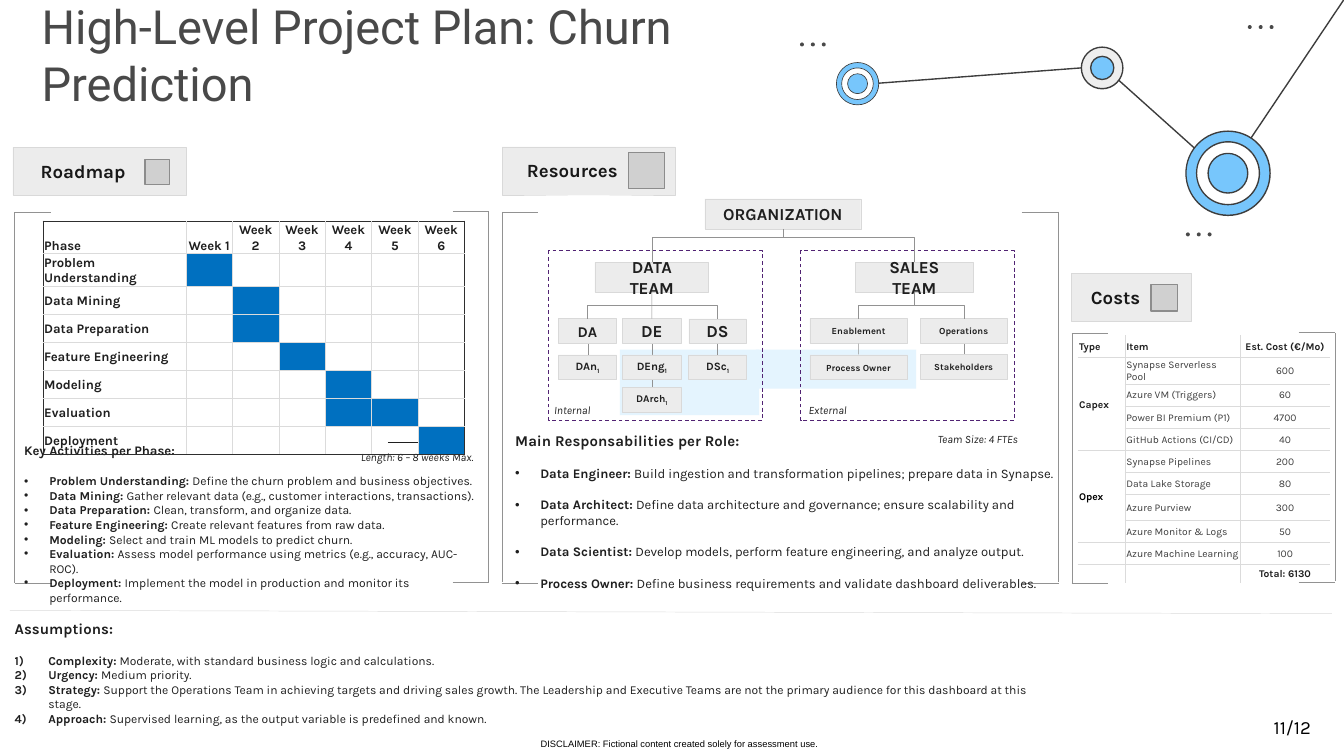
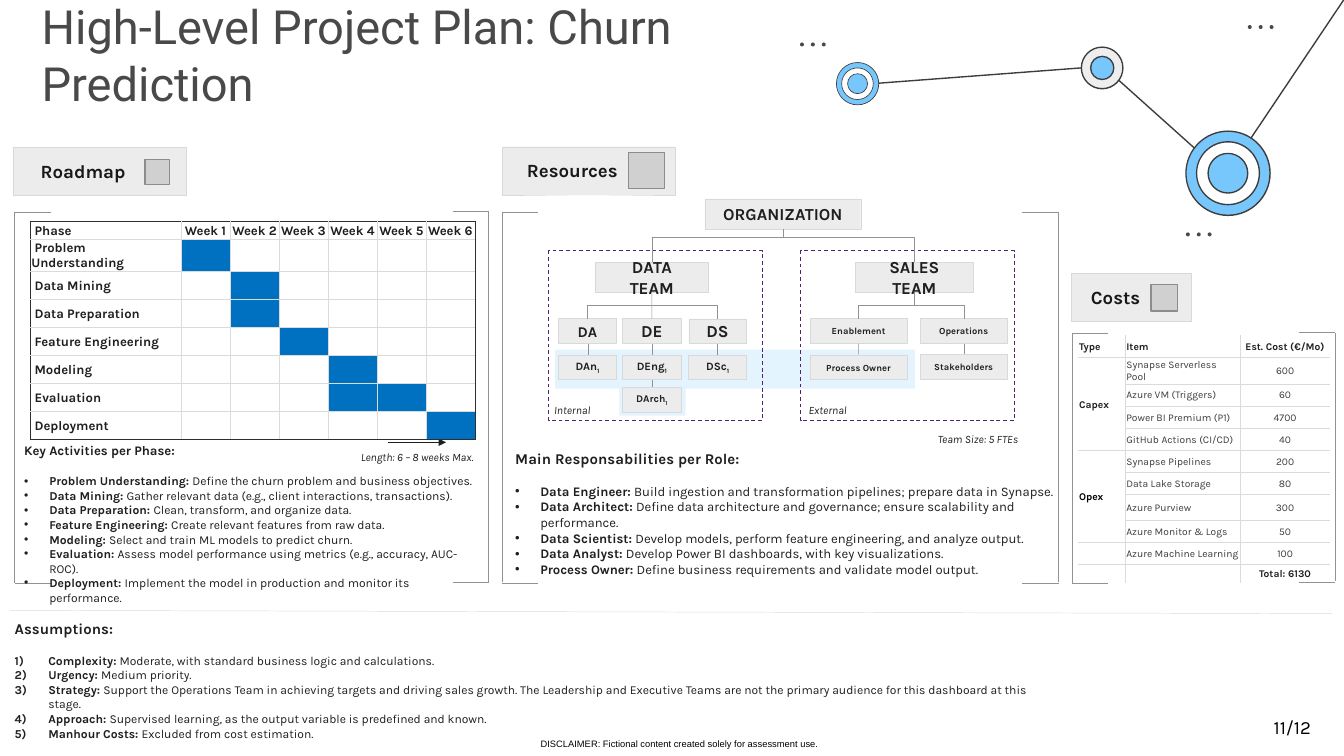
Before and after one commit to Nesk95/Allianz_BusinessCase, a slide deck: slide 11 of Allianz Business Case - Presentation.pptx. Drawn at 1344x756 pixels with LibreOffice and Linux fonts; fonts in the diff are those of the drawing; grey boxes stand for pictures; background and template pictures are left out. Boxes give left, top, right and bottom in pixels: in the first picture for what was removed or moved away, otherwise in the second. Text is boxed around its words. In the diff, an @@ line names an element or a change of style, - is before the commit and + after.

```diff
--- a/Allianz Business Case - Presentation.pptx
+++ b/Allianz Business Case - Presentation.pptx
@@ table resized from (x1=43, y1=220, x2=469, y2=453) to (x1=30, y1=220, x2=470, y2=438) @@
@@ rectangle resized from (x1=757, y1=349, x2=917, y2=388) to (x1=555, y1=349, x2=915, y2=388) @@
@@ rectangle resized from (x1=620, y1=349, x2=759, y2=415) to (x1=620, y1=376, x2=685, y2=415) @@
@@ text "Main Responsabilities per Role:" moved from (x1=515, y1=435, x2=1053, y2=591) to (x1=515, y1=453, x2=1053, y2=577) @@
@@ text at (x1=938, y1=435, x2=1018, y2=443): text changed @@
-Team Size: 4 FTEs
+Team Size: 5 FTEs
@@ text at (x1=49, y1=491, x2=452, y2=503): text changed @@
-• Data Mining: Gather relevant data (e.g., customer interactions, transactions).
+• Data Mining: Gather relevant data (e.g., client interactions, transactions).
@@ text at (x1=540, y1=546, x2=979, y2=577): text changed @@
-• Process Owner: Define business requirements and validate dashboard deliverables.
+• Data Analyst: Develop Power BI dashboards, with key visualizations.
+• Process Owner: Define business requirements and validate model output.
@@ text at (x1=48, y1=729, x2=314, y2=738): paragraph added @@
+5) Manhour Costs: Excluded from cost estimation.
```
Also in this commit, not shown: 1 other slide changed.
